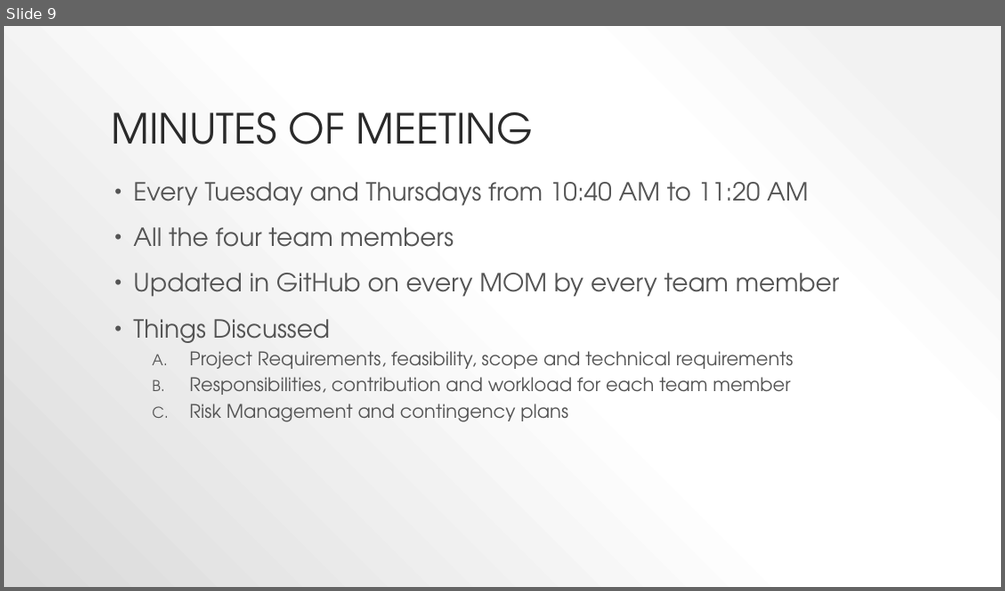
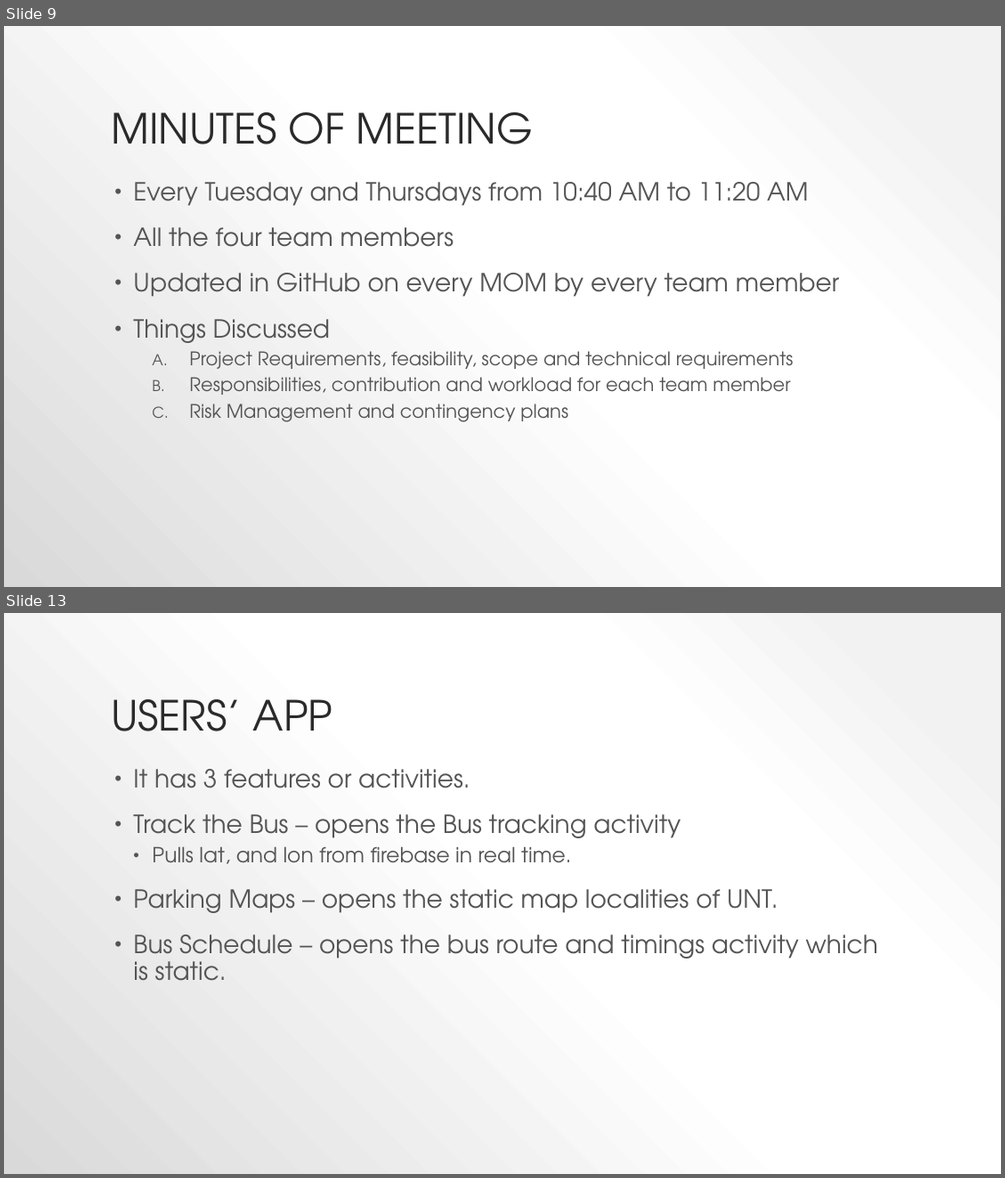
Before and after one commit to anuragchitnis/bus-tracking-system, a slide deck: docs/Presentations/project proposal.pptx. Shown one above the other, each under a label of ours: slide 9 before the commit, slides 9 and 13 after it; the slides between them are not shown. The pictures are 1005x591 and 1005x1178 pixels, drawn with LibreOffice and Linux fonts; fonts in the diff are those of the drawing. Boxes give left, top, right and bottom in pixels: in the first picture for what was removed or moved away, otherwise in the second. Text is boxed around its words. In the diff, an @@ line names an element or a change of style, - is before the commit and + after.

```diff
--- a/docs/Presentations/project proposal.pptx
+++ b/docs/Presentations/project proposal.pptx
@@ slide 13 added at bbox=[4, 613, 1001, 1174], background gradient #F2F2F2 to #FFFFFF to #D9D9D9 @@
@@ title added at bbox=[111, 699, 333, 731], 40 pt, text #2A2A2A @@
+USERS’ APP
@@ text added at bbox=[133, 769, 878, 981], 24 pt, text #545454 @@
+• It has 3 features or activities.
+• Track the Bus – opens the Bus tracking activity
+  • Pulls lat, and lon from firebase in real time.
+• Parking Maps – opens the static map localities of UNT.
+• Bus Schedule – opens the bus route and timings activity which is static.
```
Also in this commit, not shown: 5 other slides added.
